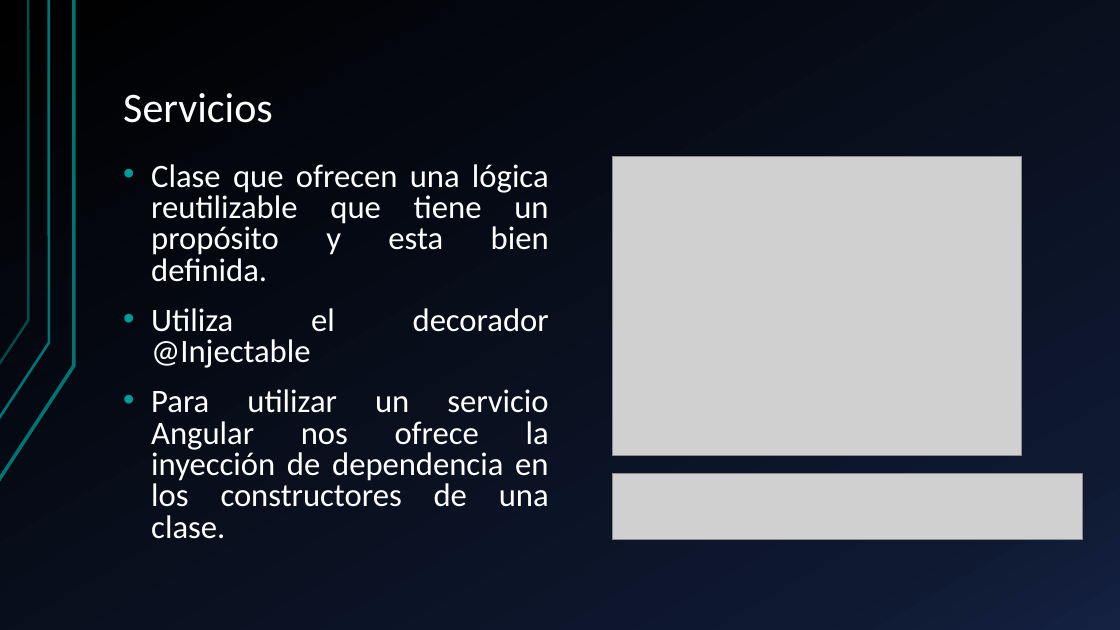
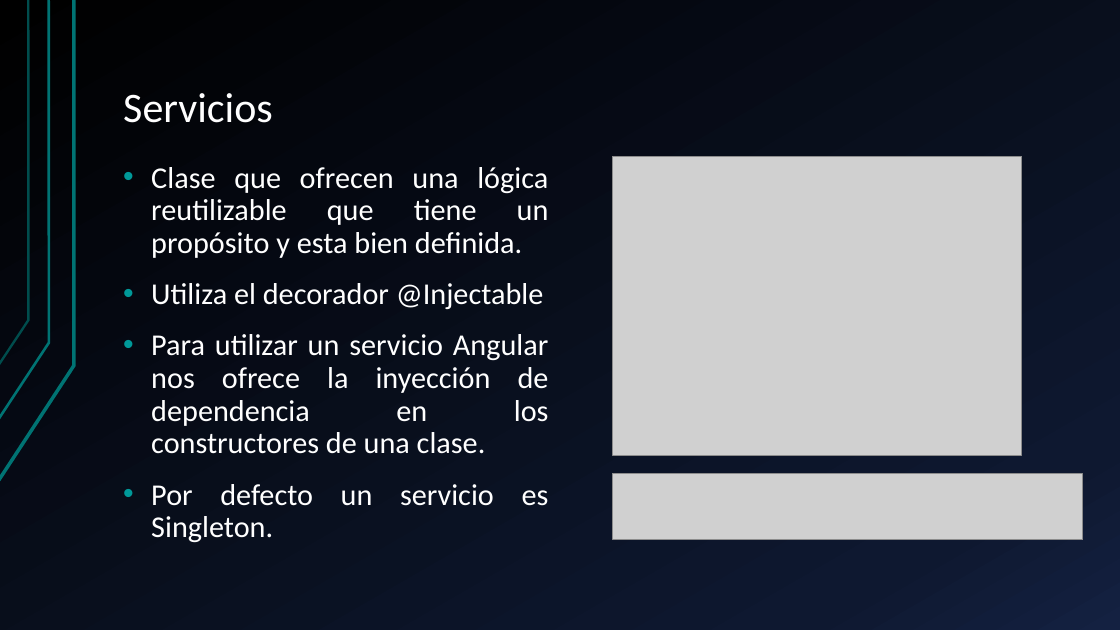
Before and after one commit to KevinToala/capacitacionAngular, a slide deck: slide 43 of Angular.pptx. Drawn at 1120x630 pixels with LibreOffice and Linux fonts; fonts in the diff are those of the drawing; grey boxes stand for pictures. Boxes give left, top, right and bottom in pixels: in the first picture for what was removed or moved away, otherwise in the second. Text is boxed around its words. In the diff, an @@ line names an element or a change of style, - is before the commit and + after.

Commit message:
Dia 5- Servicios, modulos, navegacion, backend

```diff
--- a/Angular.pptx
+++ b/Angular.pptx
@@ text at bbox=[151, 167, 549, 454]: size 28 to 25.9 pt in "Clase que ofrecen una lógica reutilizable que ...", "Utiliza el decorador @Injectable", "Para utilizar un servicio Angular nos ofrece ..."; line spacing 0.8 to 0.9 @@
@@ text at bbox=[151, 484, 549, 543]: paragraph added @@
+• Por defecto un servicio es Singleton.
```
Also in this commit, not shown: 5 slides added, 21 other files.
